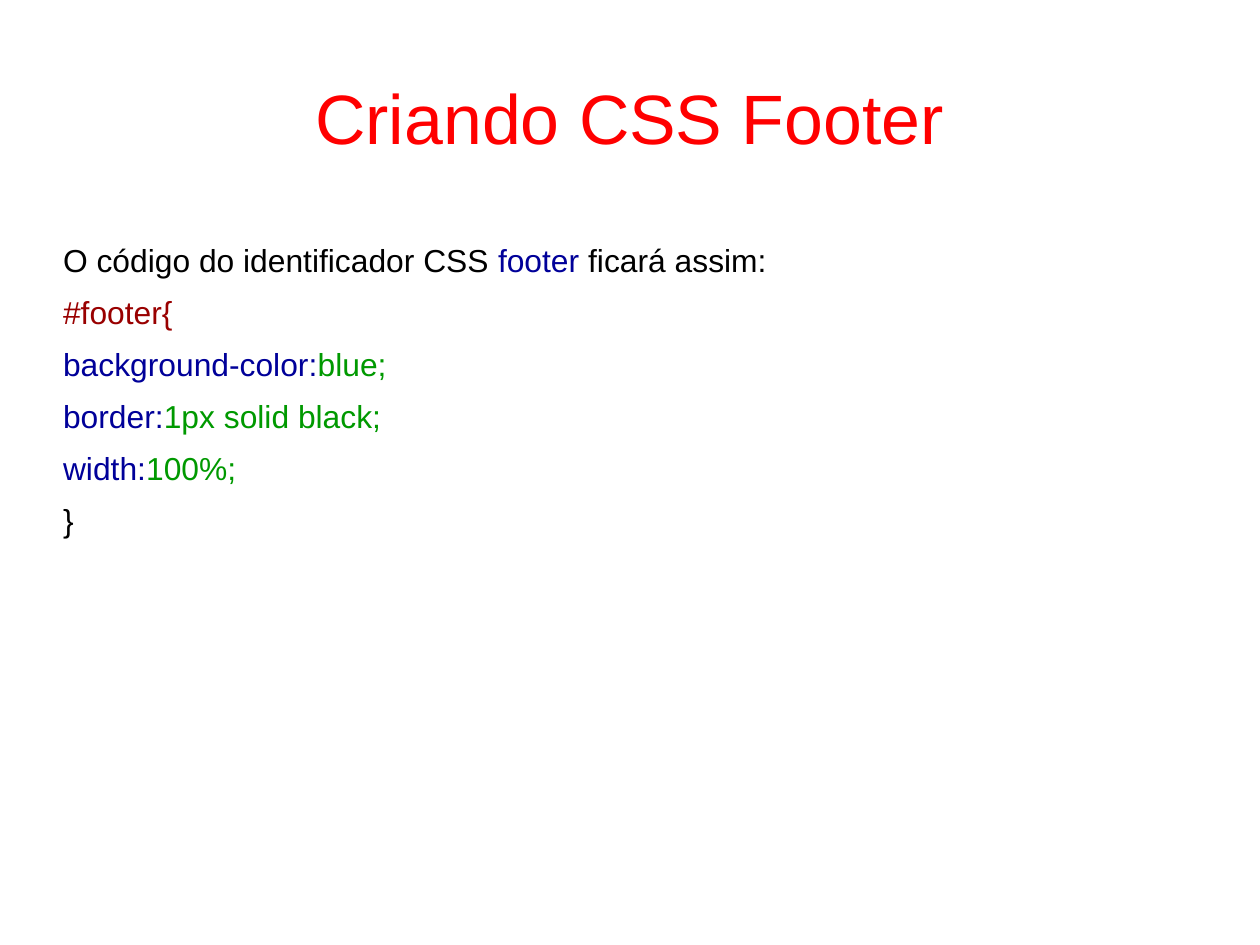
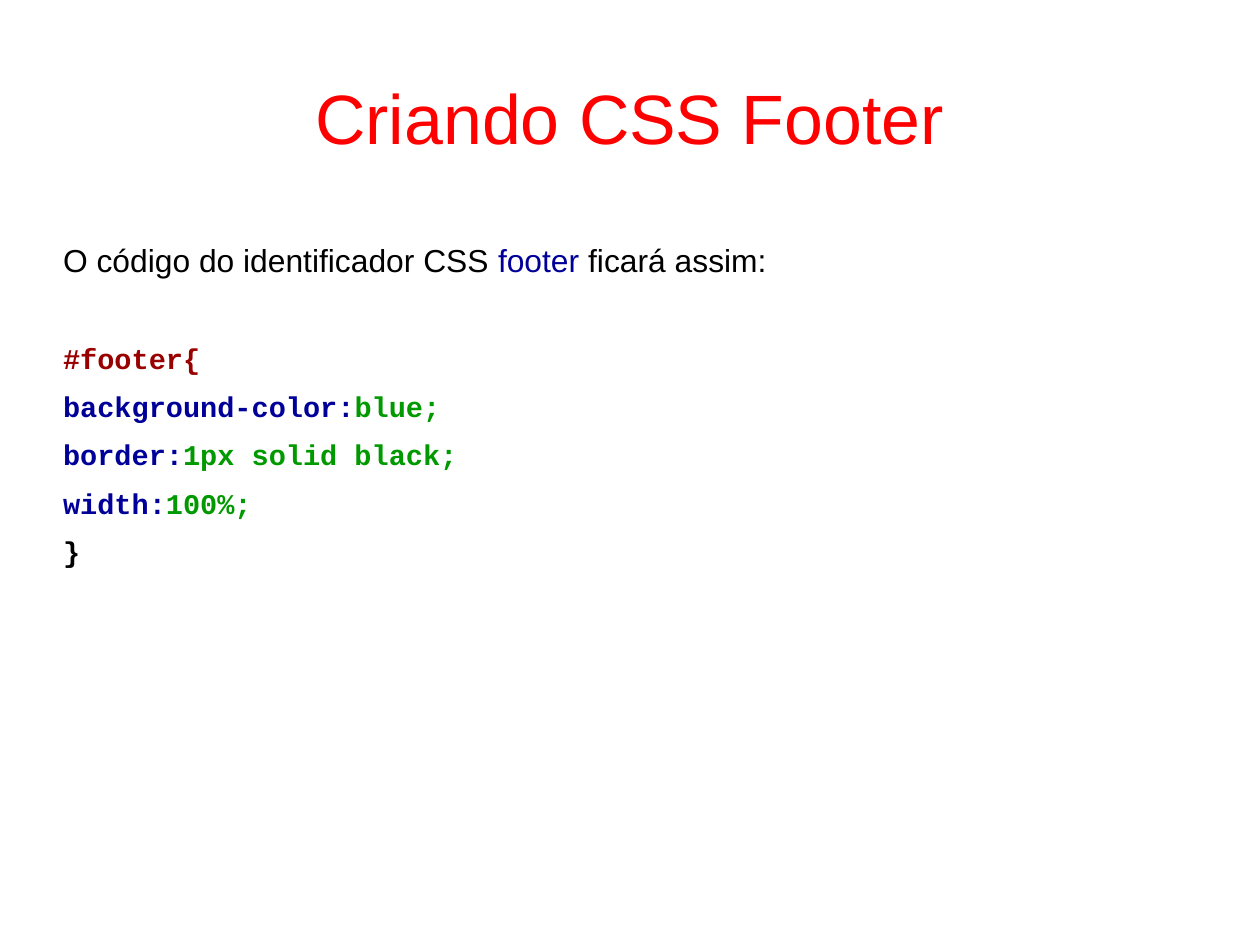
Before and after one commit to fgsl/lojasacme, a slide deck: slide 40 of docs/tutorial.odp. Drawn at 1260x945 pixels with LibreOffice and Linux fonts; fonts in the diff are those of the drawing. Boxes give left, top, right and bottom in pixels: in the first picture for what was removed or moved away, otherwise in the second. Text is boxed around its words. In the diff, an @@ line names an element or a change of style, - is before the commit and + after.

```diff
--- a/docs/tutorial.odp
+++ b/docs/tutorial.odp
@@ text at (x1=63, y1=349, x2=457, y2=519): size 20 to 18 pt, font Arial to Courier New, bold on in "#footer{", "background-color:blue;", "border:1px solid black;", "width:100%;" and 1 more places @@
```
Also in this commit, not shown: 19 other slides changed, 18 slides added.
